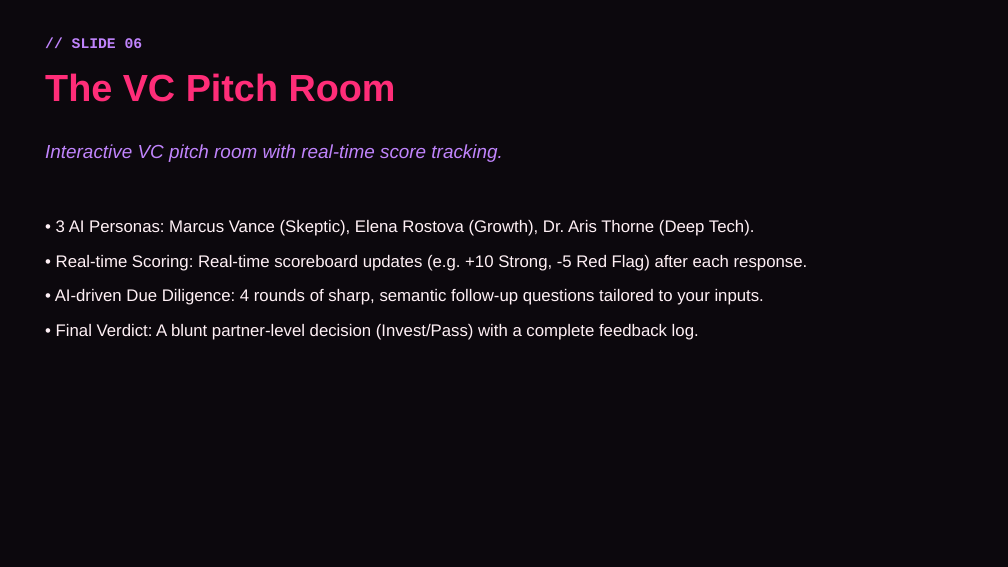
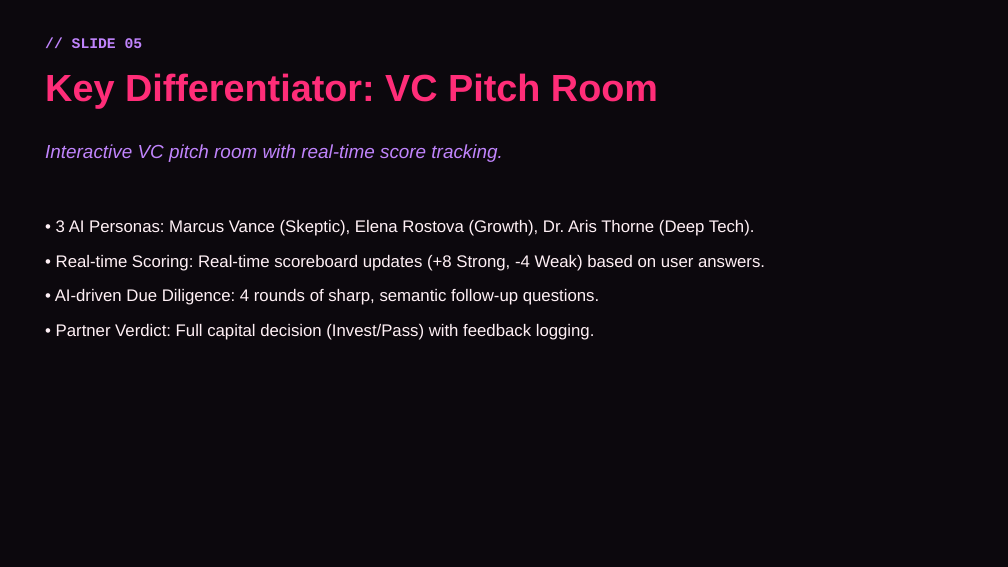
Before and after one commit to swaraj3092/LaunchMind, a slide deck: slide 5 of LaunchMind_PitchDeck.pptx (slide 6 before the commit). Drawn at 1008x567 pixels with LibreOffice and Linux fonts; fonts in the diff are those of the drawing. Boxes give left, top, right and bottom in pixels: in the first picture for what was removed or moved away, otherwise in the second. Text is boxed around its words. In the diff, an @@ line names an element or a change of style, - is before the commit and + after.

```diff
--- a/LaunchMind_PitchDeck.pptx
+++ b/LaunchMind_PitchDeck.pptx
@@ text at (x1=45, y1=73, x2=658, y2=109): text changed @@
-The VC Pitch Room
+Key Differentiator: VC Pitch Room
@@ text at (x1=55, y1=255, x2=765, y2=340): text changed @@
-• Real-time Scoring: Real-time scoreboard updates (e.g. +10 Strong, -5 Red Flag) after each response.
-• AI-driven Due Diligence: 4 rounds of sharp, semantic follow-up questions tailored to your inputs.
-• Final Verdict: A blunt partner-level decision (Invest/Pass) with a complete feedback log.
+• Real-time Scoring: Real-time scoreboard updates (+8 Strong, -4 Weak) based on user answers.
+• AI-driven Due Diligence: 4 rounds of sharp, semantic follow-up questions.
+• Partner Verdict: Full capital decision (Invest/Pass) with feedback logging.
```
Also in this commit, not shown: 6 other slides changed, 1 slide added, 6 slides removed, 3 other files.
